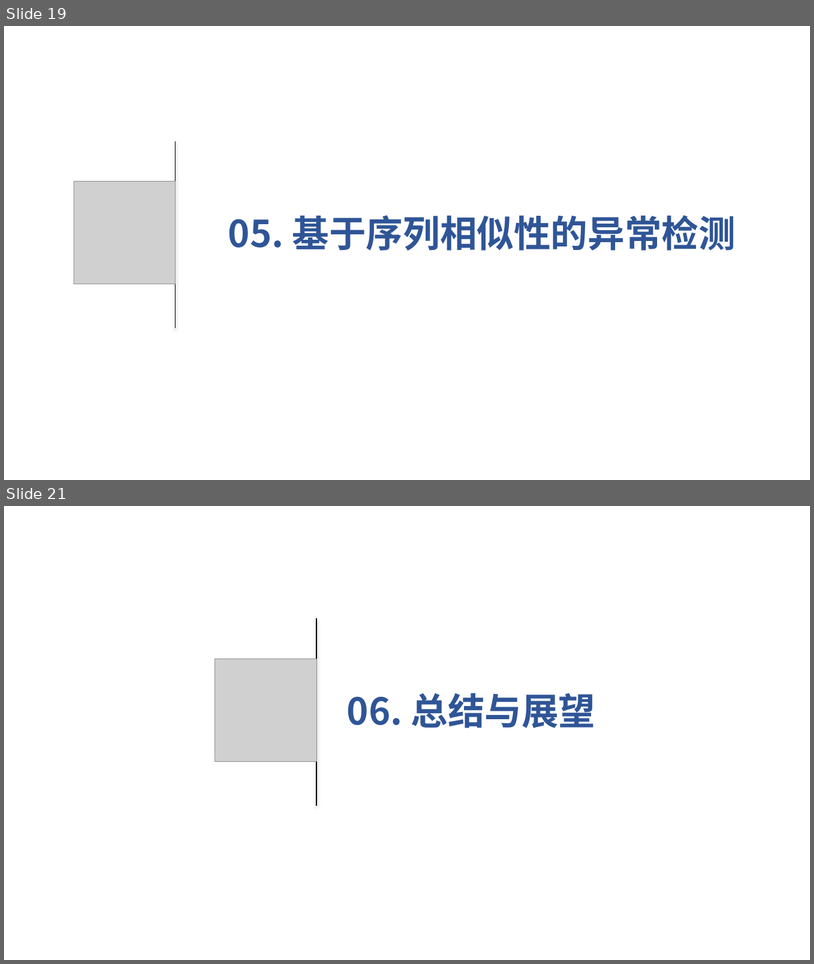
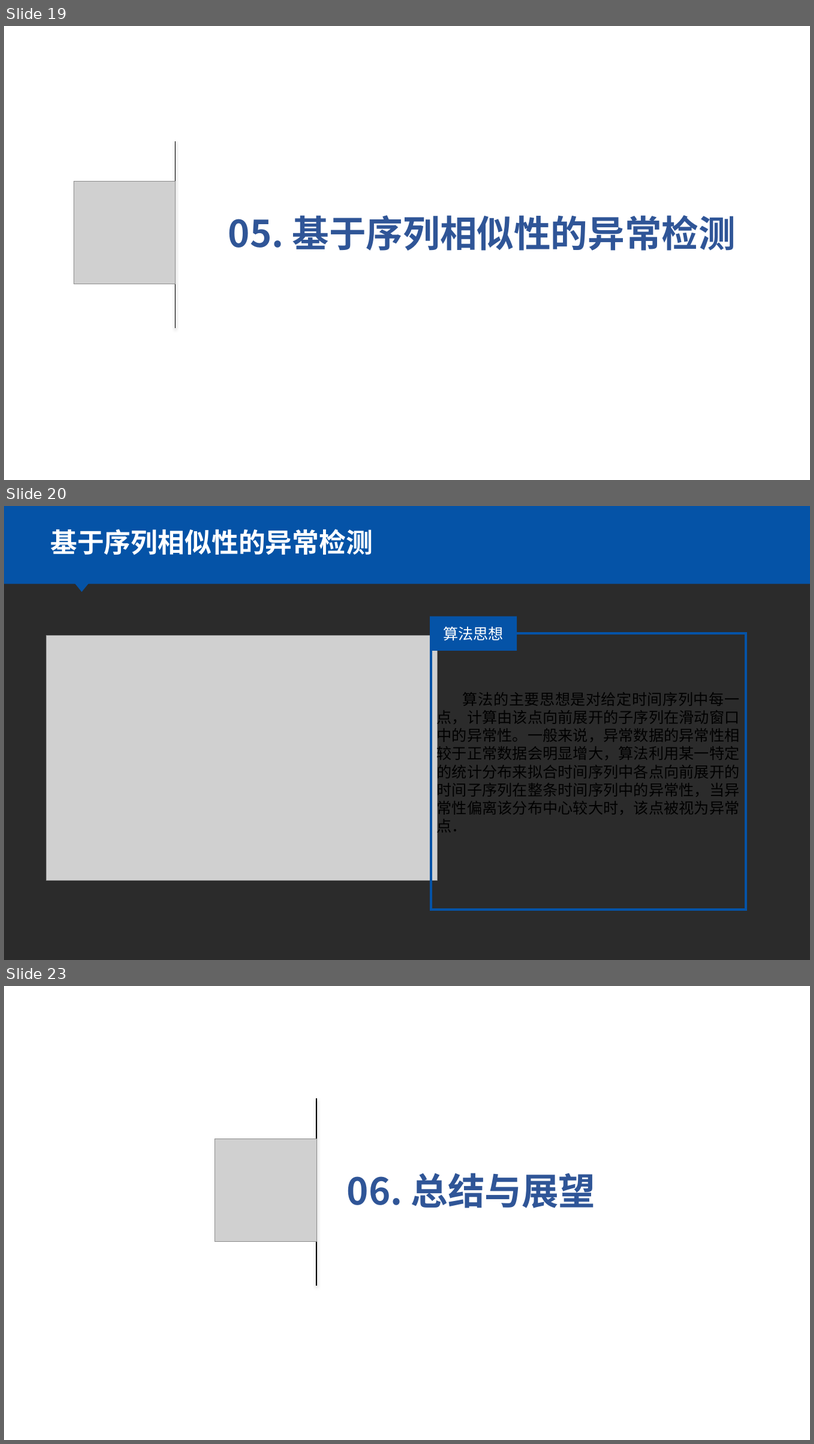
Before and after one commit to huowj/bishe, a slide deck: dabian/毕设.pptx. Shown one above the other, each under a label of ours: slides 19 and 21 before the commit, slides 19, 20 and 23 after it; the slides between them are not shown. The pictures are 814x964 and 814x1444 pixels, drawn with LibreOffice and Linux fonts; fonts in the diff are those of the drawing; grey boxes stand for pictures; background and template pictures are left out; a plain dark background stands for a picture behind light text. Boxes give left, top, right and bottom in pixels: in the first picture for what was removed or moved away, otherwise in the second. Text is boxed around its words. In the diff, an @@ line names an element or a change of style, - is before the commit and + after.

```diff
--- a/dabian/毕设.pptx
+++ b/dabian/毕设.pptx
@@ slide 20 added at (x1=4, y1=506, x2=810, y2=960), background picture (left out) @@
@@ rectangle added at (x1=4, y1=506, x2=810, y2=584), fill #0553A7 @@
@@ text added at (x1=50, y1=529, x2=373, y2=555), 32 pt, text #FFFFFF, bold @@
+基于序列相似性的异常检测
@@ triangle added at (x1=72, y1=580, x2=92, y2=591), fill #0553A7 @@
@@ rectangle added at (x1=430, y1=616, x2=517, y2=651), fill #0553A7, 18 pt, text #FFFFFF @@
+算法思想
@@ picture added at (x1=47, y1=635, x2=437, y2=880) @@
@@ rectangle added at (x1=431, y1=634, x2=746, y2=910), outline #0553A7 3 pt, 18 pt, text #000000 @@
+算法的主要思想是对给定时间序列中每一点，计算由该点向前展开的子序列在滑动窗口中的异常性。一般来说，异常数据的异常性相较于正常数据会明显增大，算法利用某一特定的统计分布来拟合时间序列中各点向前展开的时间子序列在整条时间序列中的异常性，当异常性偏离该分布中心较大时，该点被视为异常点．
@@ what was slide 21 is now slide 23 @@
```
Also in this commit, not shown: 5 slides changed, 1 other slide added.
